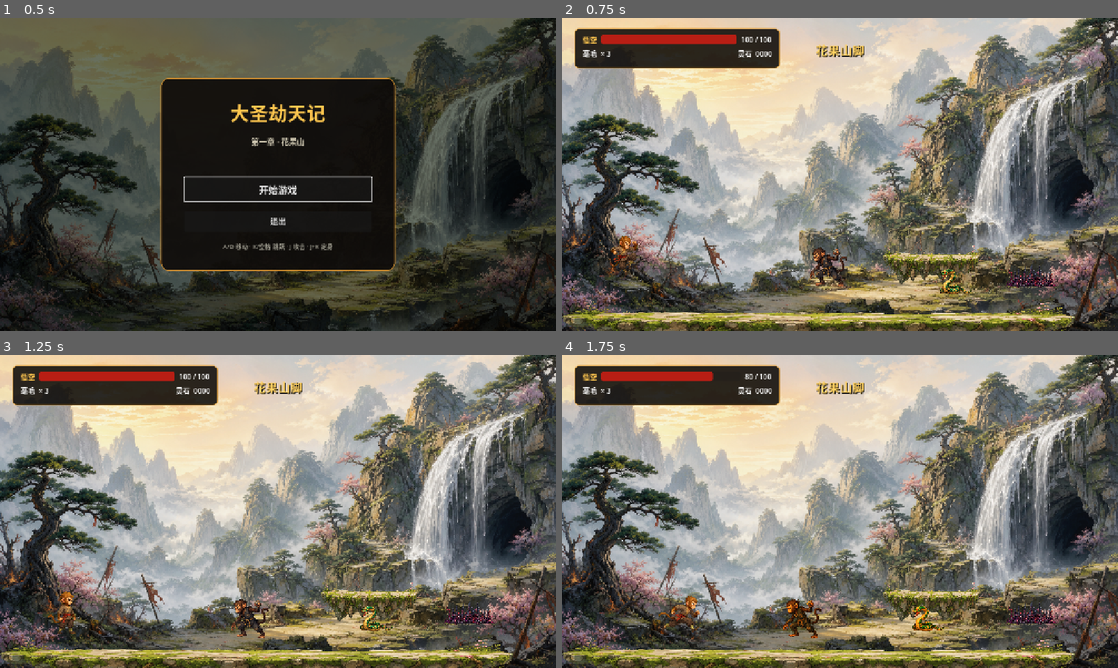
Above: before the commit, frames 1-4 (two rows, left to right).
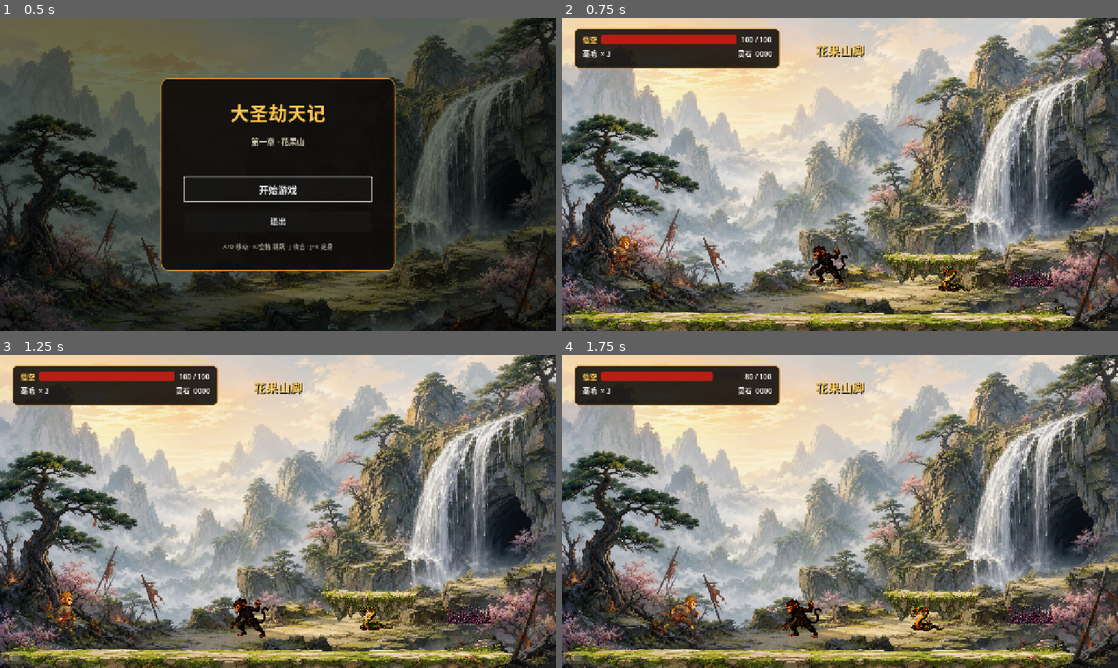
Above: after the commit, the same moments.

Repository: tim1020/havoc
Game: Godot game, scene res://src/ui/main_menu/main_menu.tscn
Two runs of this game, one before a commit and one after it. Both use one fixed random seed, a clock stepped at 60 frames per second and the inputs below.
Inputs:
- Up to frame 1 (0.5 s): no input
- Up to frame 2 (0.75 s): click "开始游戏" at 0.5 s
- Up to frame 3 (1.25 s): no input
- Up to frame 4 (1.75 s): hold D (move_right) from 1.28 s (still down); hold J (attack) from 1.28 s (still down); tap K (jump) at 1.52 s

Frame 1 is identical in both runs. In frame 2, 0.7% of the frame differs, in the area x 44-75%, y 72-89%; in frame 3, 0.6%; in frame 4, 0.6%.

Commit message:
feat: animate enemies and show hit status

Diff:
--- a/src/actors/enemies/enemy.gd
+++ b/src/actors/enemies/enemy.gd
@@ -3,6 +3,7 @@
 
 signal health_changed(current: float, maximum: float)
 signal defeated(spirit_stones: int)
+signal hit_received(enemy: Enemy, current: float, maximum: float)
 
 enum Behavior {
 	MELEE,
@@ -29,6 +30,11 @@
 var dead: bool = false
 var phase_two: bool = false
 var flight_time: float = 0.0
+var visual_time: float = 0.0
+var attack_animation_until: int = 0
+var hit_reaction_until: int = 0
+var base_sprite_position: Vector2
+var base_visual_scale: Vector2
 
 
 func _ready() -> void:
@@ -41,7 +47,16 @@
 	spawn_position = global_position
 	sprite.texture = visual_texture
 	sprite.scale = visual_scale
+	base_sprite_position = sprite.position
+	base_visual_scale = visual_scale
 	health_changed.emit(health, stats.max_health)
+
+
+func _process(delta: float) -> void:
+	if dead:
+		return
+	visual_time += delta
+	update_visual_animation()
 
 
 func _physics_process(delta: float) -> void:
@@ -110,6 +125,7 @@
 	if Time.get_ticks_msec() < next_attack_at:
 		return
 	next_attack_at = Time.get_ticks_msec() + (700 if phase_two else 1100)
+	attack_animation_until = Time.get_ticks_msec() + 260
 	player.take_damage(stats.contact_damage * (1.5 if phase_two else 1.0), global_position)
 
 
@@ -126,12 +142,52 @@
 		return
 	health = maxf(0.0, health - damage)
 	invulnerable_until = Time.get_ticks_msec() + int(stats.invulnerability_seconds * 1000.0)
+	hit_reaction_until = Time.get_ticks_msec() + 220
 	velocity.x = signf(global_position.x - source_position.x) * stats.knockback_force
 	health_changed.emit(health, stats.max_health)
+	hit_received.emit(self, health, stats.max_health)
 	if behavior == Behavior.BOSS and not phase_two and health <= stats.max_health * 0.5:
 		phase_two = true
 	if is_zero_approx(health):
 		die()
+
+
+func update_visual_animation() -> void:
+	var now := Time.get_ticks_msec()
+	var facing := patrol_direction if not is_zero_approx(patrol_direction) else -1.0
+	var animation_scale := base_visual_scale
+	var animation_position := base_sprite_position
+	var animation_rotation := 0.0
+	var flash_amount := 0.0
+
+	if now < hit_reaction_until:
+		var pulse := sin(float(hit_reaction_until - now) * 0.045)
+		animation_scale *= Vector2(0.92, 1.08)
+		animation_position.x -= facing * 8.0
+		animation_rotation = -facing * 0.09
+		flash_amount = clampf(absf(pulse), 0.35, 1.0)
+	elif now < frozen_until:
+		animation_scale *= Vector2(1.02, 0.98)
+	elif now < attack_animation_until:
+		animation_scale *= Vector2(1.1, 0.94)
+		animation_position.x += facing * 12.0
+		animation_rotation = facing * 0.07
+	elif absf(velocity.x) > 8.0 or behavior == Behavior.FLYING:
+		var stride := sin(visual_time * (12.0 if phase_two else 9.0))
+		animation_position.y -= absf(stride) * 5.0
+		animation_rotation = stride * 0.035
+		animation_scale *= Vector2(1.0 + absf(stride) * 0.025, 1.0 - absf(stride) * 0.025)
+	else:
+		var breath := sin(visual_time * 2.8)
+		animation_position.y += breath * 2.5
+		animation_scale *= Vector2(1.0 - breath * 0.012, 1.0 + breath * 0.018)
+
+	sprite.position = animation_position
+	sprite.scale = animation_scale
+	sprite.rotation = animation_rotation
+	var shader_material := sprite.material as ShaderMaterial
+	if shader_material != null:
+		shader_material.set_shader_parameter("flash_amount", flash_amount)
 
 
 func freeze_for(seconds: float) -> void:
--- a/src/actors/enemies/enemy.tscn
+++ b/src/actors/enemies/enemy.tscn
@@ -1,10 +1,18 @@
-[gd_scene load_steps=4 format=3]
+[gd_scene load_steps=6 format=3]
 
 [ext_resource type="Script" path="res://src/actors/enemies/enemy.gd" id="1"]
 
 [sub_resource type="CapsuleShape2D" id="BodyShape"]
 radius = 26.0
 height = 76.0
+
+[sub_resource type="Shader" id="HitFlashShader"]
+code = "shader_type canvas_item;\n\nuniform float flash_amount : hint_range(0.0, 1.0) = 0.0;\n\nvoid fragment() {\n\tvec4 color = texture(TEXTURE, UV) * COLOR;\n\tcolor.rgb = mix(color.rgb, vec3(1.0), flash_amount);\n\tCOLOR = color;\n}\n"
+
+[sub_resource type="ShaderMaterial" id="HitFlashMaterial"]
+resource_local_to_scene = true
+shader = SubResource("HitFlashShader")
+shader_parameter/flash_amount = 0.0
 
 [node name="Enemy" type="CharacterBody2D"]
 collision_layer = 4
@@ -14,6 +22,7 @@
 [node name="Sprite" type="Sprite2D" parent="."]
 unique_name_in_owner = true
 position = Vector2(0, -44)
+material = SubResource("HitFlashMaterial")
 
 [node name="BodyShape" type="CollisionShape2D" parent="."]
 position = Vector2(0, -38)
--- a/src/levels/level_01/level_01.gd
+++ b/src/levels/level_01/level_01.gd
@@ -166,8 +166,14 @@
 	enemy.visual_scale = scale_value
 	enemy.behavior = behavior_value
 	enemy.defeated.connect(add_spirit_stones)
+	enemy.hit_received.connect(show_enemy_status)
 	add_child(enemy)
 	return enemy
+
+
+func show_enemy_status(enemy: Enemy, current: float, maximum: float) -> void:
+	if hud != null:
+		hud.show_enemy_status(enemy, current, maximum)
 
 
 func add_spirit_stones(amount: int) -> void:
--- a/src/ui/hud/hud.gd
+++ b/src/ui/hud/hud.gd
@@ -8,6 +8,12 @@
 @onready var section_label: Label = %SectionLabel
 @onready var result_panel: Control = %ResultPanel
 @onready var pause_panel: Control = %PausePanel
+@onready var enemy_panel: Control = %EnemyPanel
+@onready var enemy_name_label: Label = %EnemyNameLabel
+@onready var enemy_health_bar: ProgressBar = %EnemyHealthBar
+@onready var enemy_health_label: Label = %EnemyHealthLabel
+
+var enemy_status_expires_at: int = 0
 
 
 func bind_player(player: Player) -> void:
@@ -32,6 +38,15 @@
 	stones_label.text = "灵石  %04d" % stones
 
 
+func show_enemy_status(enemy: Enemy, current: float, maximum: float) -> void:
+	enemy_panel.visible = true
+	enemy_name_label.text = enemy.stats.display_name
+	enemy_health_bar.max_value = maximum
+	enemy_health_bar.value = current
+	enemy_health_label.text = "%d / %d" % [roundi(current), roundi(maximum)]
+	enemy_status_expires_at = Time.get_ticks_msec() + 2500
+
+
 func set_section(section_name: String) -> void:
 	section_label.text = section_name
 	section_label.modulate.a = 1.0
@@ -50,10 +65,16 @@
 	process_mode = Node.PROCESS_MODE_ALWAYS
 	result_panel.visible = false
 	pause_panel.visible = false
+	enemy_panel.visible = false
 	%ReturnButton.pressed.connect(GameState.return_to_menu)
 	%ResumeButton.pressed.connect(toggle_pause)
 	%RestartButton.pressed.connect(restart_level)
 	%PauseMenuButton.pressed.connect(GameState.return_to_menu)
+
+
+func _process(_delta: float) -> void:
+	if enemy_panel.visible and Time.get_ticks_msec() >= enemy_status_expires_at:
+		enemy_panel.visible = false
 
 
 func _unhandled_input(event: InputEvent) -> void:
--- a/src/ui/hud/hud.tscn
+++ b/src/ui/hud/hud.tscn
@@ -21,6 +21,13 @@
 corner_radius_bottom_right = 5
 corner_radius_bottom_left = 5
 
+[sub_resource type="StyleBoxFlat" id="EnemyHealthFill"]
+bg_color = Color(0.92, 0.48, 0.08, 1)
+corner_radius_top_left = 5
+corner_radius_top_right = 5
+corner_radius_bottom_right = 5
+corner_radius_bottom_left = 5
+
 [node name="Hud" type="CanvasLayer"]
 script = ExtResource("1")
 
@@ -92,6 +99,49 @@
 text = "花果山脚"
 horizontal_alignment = 1
 
+[node name="EnemyPanel" type="PanelContainer" parent="."]
+unique_name_in_owner = true
+offset_left = 778.0
+offset_top = 24.0
+offset_right = 1252.0
+offset_bottom = 116.0
+theme_override_styles/panel = SubResource("HudPanel")
+
+[node name="Margin" type="MarginContainer" parent="EnemyPanel"]
+layout_mode = 2
+theme_override_constants/margin_left = 18
+theme_override_constants/margin_top = 12
+theme_override_constants/margin_right = 18
+theme_override_constants/margin_bottom = 12
+
+[node name="Rows" type="VBoxContainer" parent="EnemyPanel/Margin"]
+layout_mode = 2
+theme_override_constants/separation = 8
+
+[node name="EnemyNameLabel" type="Label" parent="EnemyPanel/Margin/Rows"]
+unique_name_in_owner = true
+layout_mode = 2
+theme_override_colors/font_color = Color(1, 0.72, 0.26, 1)
+text = "敌兵"
+horizontal_alignment = 2
+
+[node name="HealthRow" type="HBoxContainer" parent="EnemyPanel/Margin/Rows"]
+layout_mode = 2
+theme_override_constants/separation = 10
+
+[node name="EnemyHealthBar" type="ProgressBar" parent="EnemyPanel/Margin/Rows/HealthRow"]
+unique_name_in_owner = true
+custom_minimum_size = Vector2(320, 22)
+layout_mode = 2
+size_flags_horizontal = 3
+theme_override_styles/fill = SubResource("EnemyHealthFill")
+show_percentage = false
+
+[node name="EnemyHealthLabel" type="Label" parent="EnemyPanel/Margin/Rows/HealthRow"]
+unique_name_in_owner = true
+layout_mode = 2
+text = "0 / 0"
+
 [node name="ResultPanel" type="PanelContainer" parent="."]
 unique_name_in_owner = true
 offset_left = 390.0
--- /dev/null
+++ b/tests/capture_enemy_feedback.gd
@@ -0,0 +1,30 @@
+extends Node
+
+const LEVEL_SCENE := preload("res://src/levels/level_01/level_01.tscn")
+
+
+func _ready() -> void:
+	var level := LEVEL_SCENE.instantiate()
+	add_child(level)
+	for _frame in 5:
+		await get_tree().physics_frame
+
+	var player := level.player as Player
+	var enemy := get_tree().get_nodes_in_group("enemies")[0] as Enemy
+	player.global_position = Vector2(360, 580)
+	player.velocity = Vector2.ZERO
+	enemy.global_position = Vector2(520, 580)
+	enemy.velocity = Vector2.ZERO
+	enemy.invulnerable_until = 0
+	enemy.take_damage(1.0, player.global_position)
+
+	for _frame in 2:
+		await get_tree().process_frame
+	var image := get_viewport().get_texture().get_image()
+	var error := image.save_png("res://artifacts/phase_01/enemy_hit_feedback_actual.png")
+	if error != OK:
+		push_error("Failed to save enemy feedback screenshot: %s" % error_string(error))
+		get_tree().quit(1)
+		return
+	print("ENEMY FEEDBACK SCREENSHOT SAVED")
+	get_tree().quit(0)
--- /dev/null
+++ b/tests/capture_enemy_feedback.tscn
@@ -0,0 +1,6 @@
+[gd_scene load_steps=2 format=3]
+
+[ext_resource type="Script" path="res://tests/capture_enemy_feedback.gd" id="1"]
+
+[node name="CaptureEnemyFeedback" type="Node"]
+script = ExtResource("1")
--- a/tests/run_phase_01.gd
+++ b/tests/run_phase_01.gd
@@ -50,6 +50,23 @@
 	check(player.health == health_before_spell - player_stats.freeze_health_cost, "定身术消耗20点生命")
 	var first_enemy := get_tree().get_nodes_in_group("enemies")[0] as Enemy
 	check(first_enemy.frozen_until > Time.get_ticks_msec(), "定身术冻结普通敌人")
+	var hud := level.hud as GameHud
+	first_enemy.invulnerable_until = 0
+	first_enemy.take_damage(1.0, player.global_position)
+	await get_tree().process_frame
+	check(first_enemy.hit_reaction_until > Time.get_ticks_msec(), "敌兵受击进入可见反馈状态")
+	check(hud.enemy_panel.visible, "敌兵受击显示右上状态面板")
+	check(hud.enemy_name_label.text == first_enemy.stats.display_name, "右上状态面板显示敌兵名称")
+	check(hud.enemy_health_bar.value == first_enemy.health, "右上敌兵血条实时更新")
+	first_enemy.hit_reaction_until = 0
+	first_enemy.frozen_until = 0
+	first_enemy.velocity.x = 100.0
+	first_enemy.visual_time = 0.0
+	first_enemy.update_visual_animation()
+	var first_motion_position := first_enemy.sprite.position
+	first_enemy.visual_time = 0.2
+	first_enemy.update_visual_animation()
+	check(first_enemy.sprite.position != first_motion_position, "敌兵移动动画持续改变视觉帧")
 
 	player.invulnerable_until = 0
 	var health_before_hit := player.health
@@ -59,7 +76,6 @@
 	player.take_damage(5.0, player.global_position + Vector2.LEFT)
 	check(player.health == health_after_first_hit, "玩家无敌帧阻止连续伤害")
 
-	var hud := level.hud as GameHud
 	hud.toggle_pause()
 	check(get_tree().paused and hud.pause_panel.visible, "暂停菜单可暂停场景")
 	hud.toggle_pause()
Binary file added: artifacts/phase_01/enemy_hit_feedback_actual.png
Not shown, added: artifacts/phase_01/enemy_hit_feedback_actual.png.import
Not shown: 1 places in src/ui/hud/hud.tscn that only renumber resources
Not shown, added: tests/capture_enemy_feedback.gd.uid
